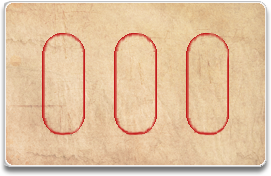
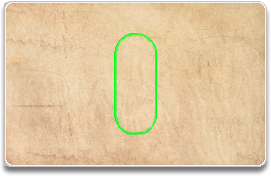
Layered file, before and after one edit (271px x 176px). Changes by layer:
added layer "One Emtpy Oval" above "Two Empty ovals" over box(114, 32, 157, 136)
renamed "Layer 16" to "Three Empty Ovals", hid it over box(42, 32, 229, 136)
